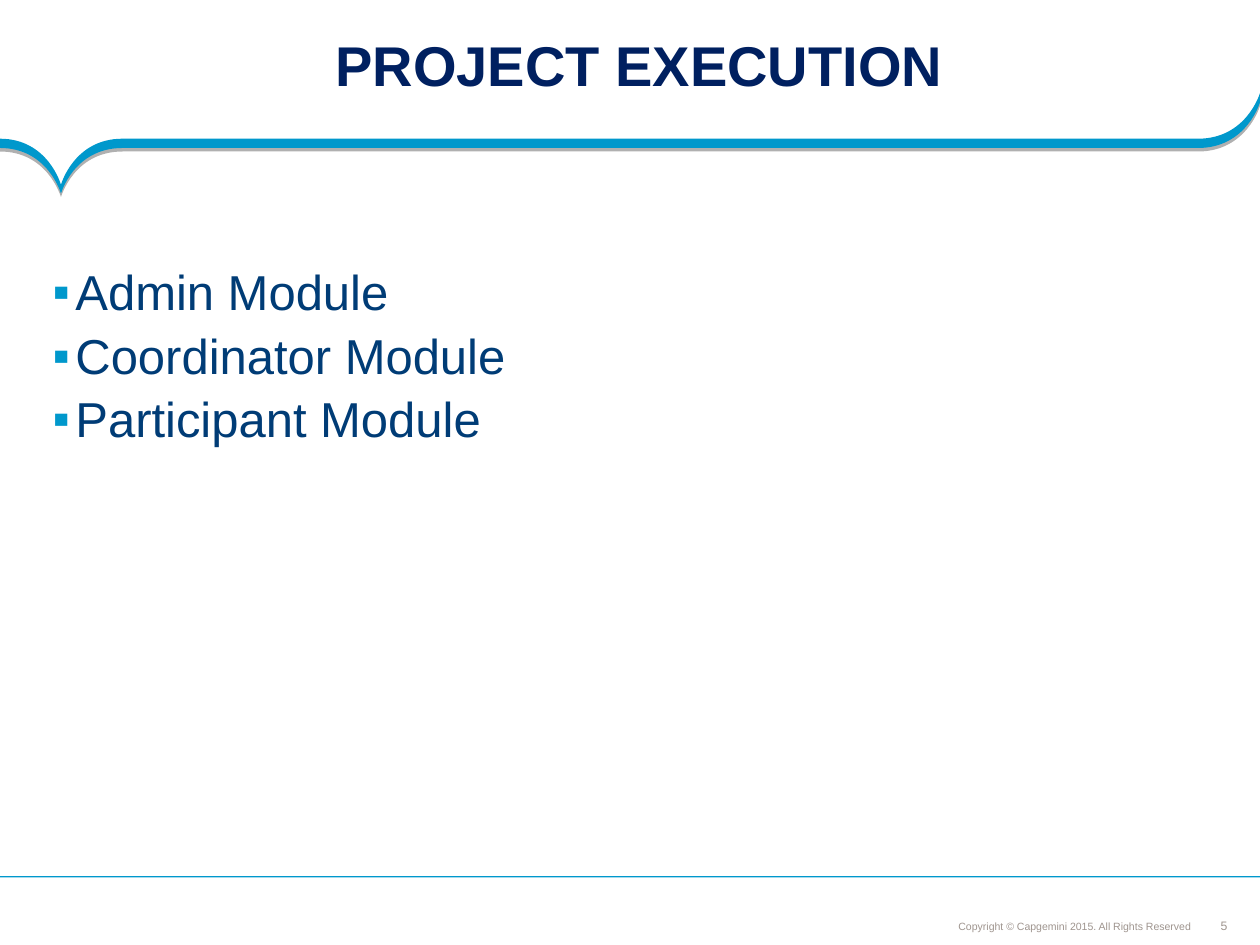
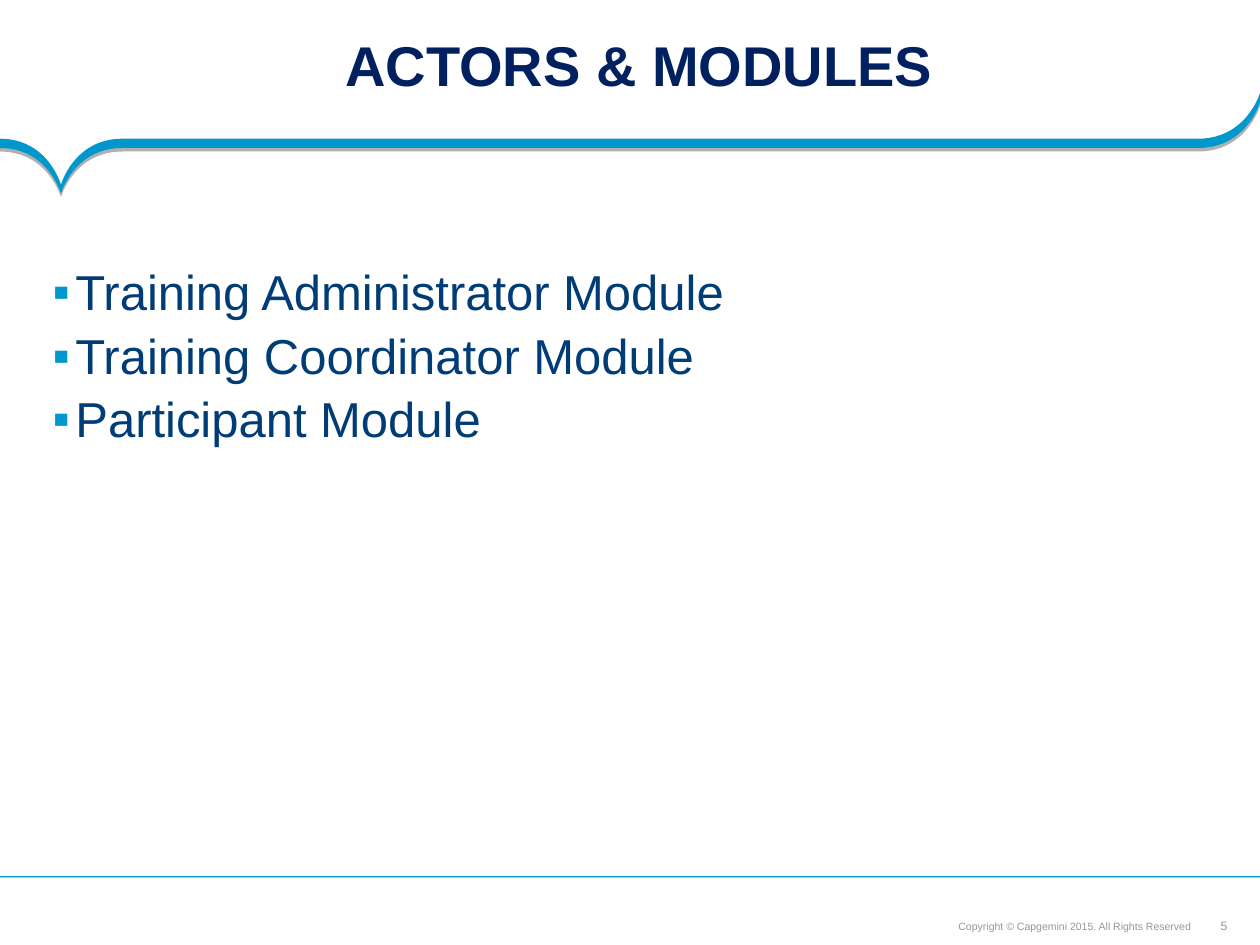
Before and after one commit to SaiEshwar157233/FeedbackMS, a slide deck: slide 5 of Feedback_managment_PLP Documents/ProjectDocuments/Requirements/Understanding Documents/Feedback Management System.ppt. Drawn at 1260x945 pixels with LibreOffice and Linux fonts; fonts in the diff are those of the drawing; background and template pictures are left out. Boxes give left, top, right and bottom in pixels: in the first picture for what was removed or moved away, otherwise in the second. Text is boxed around its words. In the diff, an @@ line names an element or a change of style, - is before the commit and + after.

```diff
--- a/Feedback_managment_PLP Documents/ProjectDocuments/Requirements/Understanding Documents/Feedback Management System.ppt
+++ b/Feedback_managment_PLP Documents/ProjectDocuments/Requirements/Understanding Documents/Feedback Management System.ppt
@@ title at [345,47,932,87]: text changed @@
-PROJECT EXECUTION
+ACTORS & MODULES
@@ text at [75,274,724,384]: text changed @@
-▪ Admin Module
-▪ Coordinator Module
+▪ Training Administrator Module
+▪ Training Coordinator Module
```
Also in this commit, not shown: 9 other slides changed, 6 slides added, 10 slides removed, 4 other files.
